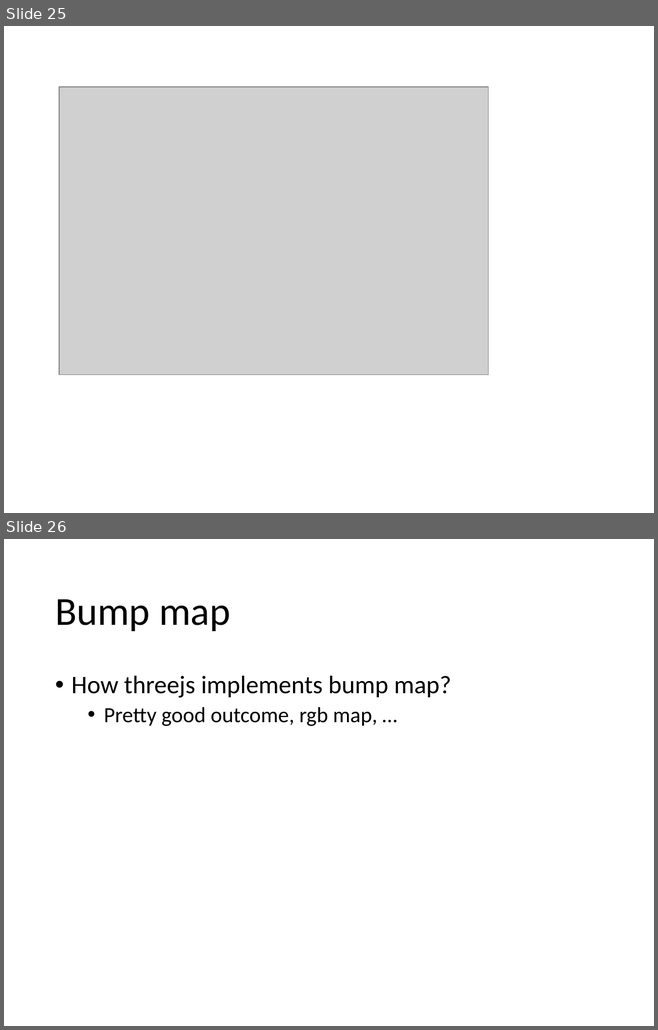
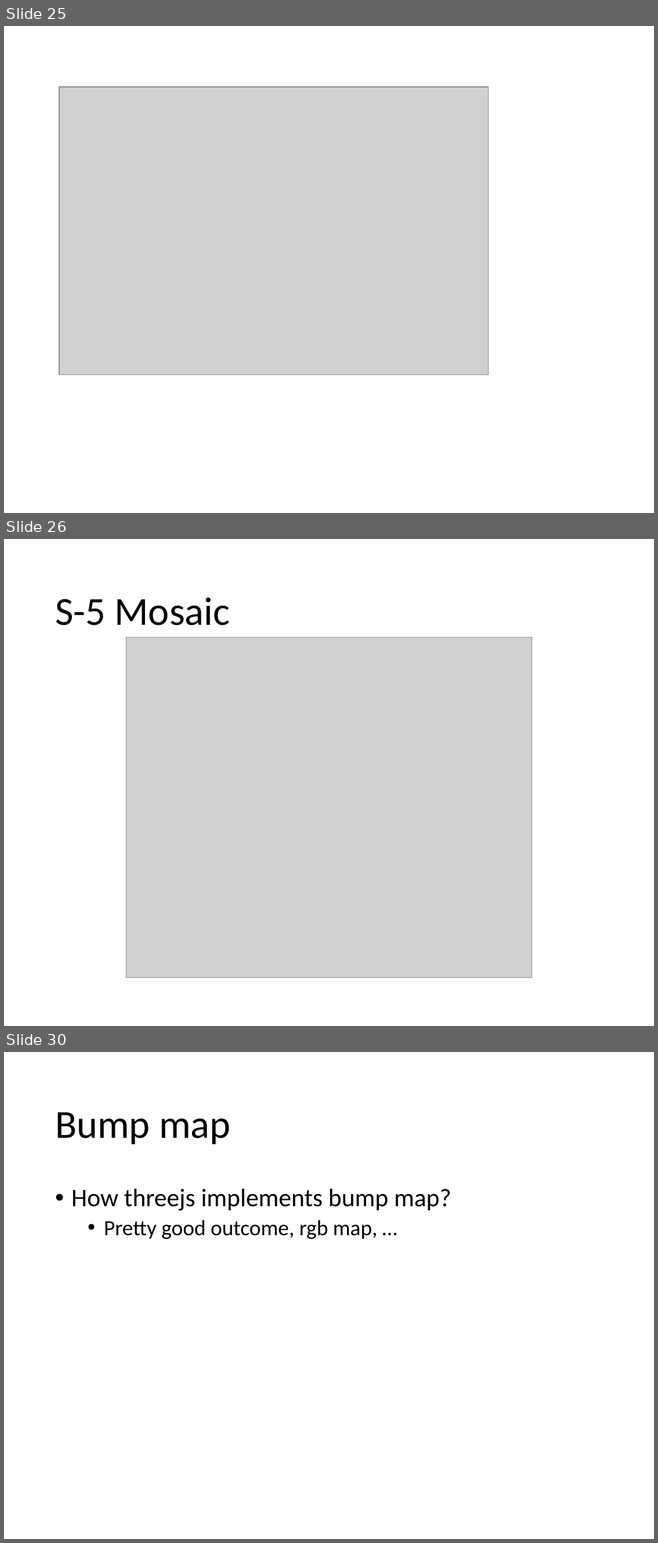
Before and after one commit to caa1211/tutsplus, a slide deck: threejs-tuts-4.pptx. Shown one above the other, each under a label of ours: slides 25 and 26 before the commit, slides 25, 26 and 30 after it; the slides between them are not shown. The pictures are 658x1030 and 658x1543 pixels, drawn with LibreOffice and Linux fonts; fonts in the diff are those of the drawing; grey boxes stand for pictures. Boxes give left, top, right and bottom in pixels: in the first picture for what was removed or moved away, otherwise in the second. Text is boxed around its words. In the diff, an @@ line names an element or a change of style, - is before the commit and + after.

Commit message:
add mosaic

```diff
--- a/threejs-tuts-4.pptx
+++ b/threejs-tuts-4.pptx
@@ slide 26 added at (4, 539, 654, 1026), background #FFFFFF @@
@@ title added at (55, 598, 230, 625), 44 pt, text #000000 @@
+S-5 Mosaic
@@ picture added at (126, 638, 531, 978) @@
@@ what was slide 26 is now slide 30 @@
```
Also in this commit, not shown: 6 slides changed, 3 other slides added, 37 other files.
